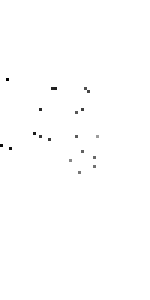
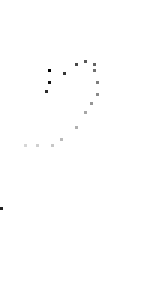
Comparing the layer stacks of the two 150 × 300 images. Changes:
hid "щ" over [0, 60, 99, 210]
showed "р", painted on it over [0, 60, 99, 210]
added layer "макет" (1st of 2, in "Буквы" › "Маленькие") in group "Маленькие" over [0, 60, 99, 210]
